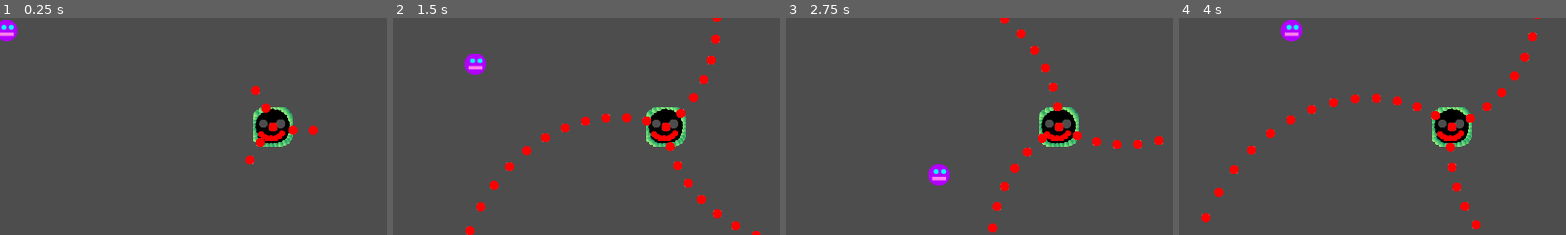
Above: before the commit, frames 1-4 (left to right).
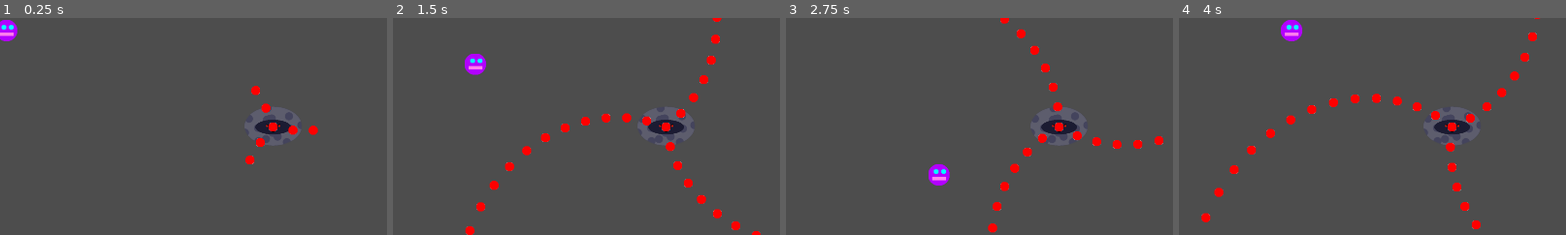
Above: after the commit, the same moments.

Repository: Antoine-Lagache/GameJam_2025
Game: Godot game, scene res://scene/main.tscn
Same seed, same stepped clock (60 frames per second), same inputs: the game is played once before the commit and once after it.
Inputs:
- Up to frame 1 (0.25 s): no input
- Up to frame 2 (1.5 s): hold Right (right) 0.53-1.28 s; hold Shift 0.53-1.28 s; hold Down (down) from 1.28 s (still down); tap Shift at 1.35 s
- Up to frame 3 (2.75 s): release Down (down) at 2.03 s; hold Right (right) from 2.03 s (still down); hold Shift from 2.03 s (still down)
- Up to frame 4 (4 s): release Right (right) at 2.78 s; release Shift at 2.78 s; hold Up (up) 2.78-3.53 s; tap Shift at 2.85 s; hold Left (left) from 3.53 s (still down); hold Shift from 3.53 s (still down)
The pictures show only the part of the screen within x 15-65%, y 25-75%; the shares and areas given below are measured in that part.

The runs differ from the first frame. In frame 1, 1.8% of the frame differs, in the area x 63-78%, y 41-60%; in frame 2, 1.8%; in frame 3, 1.8%; in frame 4, 1.8%.

Commit message:
j'ai changé le méchant

Diff:
--- a/gamejame/project.godot
+++ b/gamejame/project.godot
@@ -23,6 +23,7 @@
 
 window/size/viewport_width=1920
 window/size/viewport_height=1080
+window/size/mode=2
 
 [input]
 
--- a/gamejame/scene/mechant.tscn
+++ b/gamejame/scene/mechant.tscn
@@ -1,21 +1,24 @@
 [gd_scene load_steps=4 format=3 uid="uid://bixsisomkggkx"]
 
-[ext_resource type="Texture2D" uid="uid://b84o0xaklfcsc" path="res://sprites/mechant.png" id="1_to7ja"]
+[ext_resource type="Texture2D" uid="uid://dvgjro8yi6tjy" path="res://sprites/mechant.png" id="1_to7ja"]
 [ext_resource type="Script" uid="uid://db1rl4it33xcl" path="res://script/mechant.gd" id="2_7bvp0"]
 
 [sub_resource type="CircleShape2D" id="CircleShape2D_7bvp0"]
-radius = 47.0425
+radius = 48.0416
 
 [node name="mechant" type="Node2D"]
 script = ExtResource("2_7bvp0")
 
 [node name="Sprite2D" type="Sprite2D" parent="."]
+scale = Vector2(0.6, 0.6)
 texture = ExtResource("1_to7ja")
 
 [node name="Area2D" type="Area2D" parent="."]
 
 [node name="CollisionShape2D" type="CollisionShape2D" parent="Area2D"]
-position = Vector2(0, 1)
+position = Vector2(0, -2)
+rotation = 1.5708
+scale = Vector2(1, 1.47)
 shape = SubResource("CircleShape2D_7bvp0")
 
 [node name="Timer" type="Timer" parent="."]
--- a/gamejame/scene/time.tscn
+++ b/gamejame/scene/time.tscn
@@ -7,7 +7,7 @@
 
 [node name="Timer" type="Timer" parent="."]
 process_callback = 0
-wait_time = 2.0
+wait_time = 3.0
 one_shot = true
 
 [node name="Timer_bar" type="Node2D" parent="."]
--- a/gamejame/script/time.gd
+++ b/gamejame/script/time.gd
@@ -11,6 +11,7 @@
 func _ready() -> void:
 	player =  get_tree().get_nodes_in_group("player")[0]
 	mechant =  get_tree().get_nodes_in_group("mechant")[0]
+	$Timer_bar.position.y = screen.y - 30
 	$Timer_bar.visible = false
 	spawn_time_stop()
 
--- a/gamejame/script/time_stop.gd
+++ b/gamejame/script/time_stop.gd
@@ -6,12 +6,9 @@
 	add_to_group("time_stop")
 
 
-
-
 # Called every frame. 'delta' is the elapsed time since the previous frame.
 func _process(_delta: float) -> void:
 	pass
-
 
 func _on_area_2d_body_entered(body: Node2D) -> void:
 	if body.is_in_group("player"):
Not shown: 1 places in gamejame/scene/pattern.tscn that only renumber resources
Binary file changed: gamejame/sprites/mechant.png
Not shown, changed: gamejame/sprites/mechant.png.import
